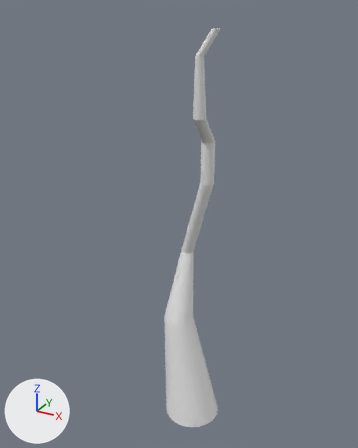
A saved change to the Blender file env_tree_FarhanDinaf_01.blend.
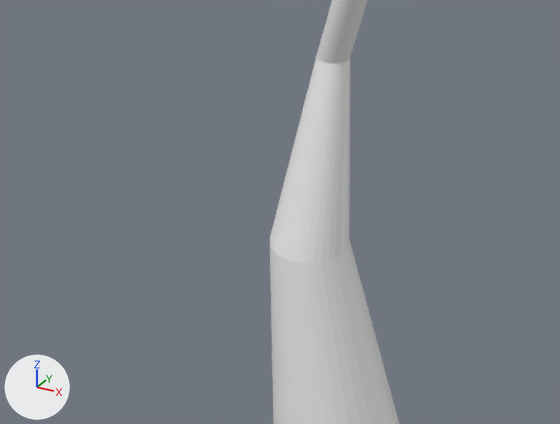
The first picture shows the older version from a 50 mm lens placed at (3.49, -6.96, 7.11), pointed at (-0.53, 0.34, 3.46). The close-ups show the older and then the newer version on the part from 19% to 75% of the width and 51% to 86% of the height of that picture. Only the edits that show in the close-ups are written down. The axes (+X, +Y, +Z) are drawn at lower left. The lights are the same throughout.
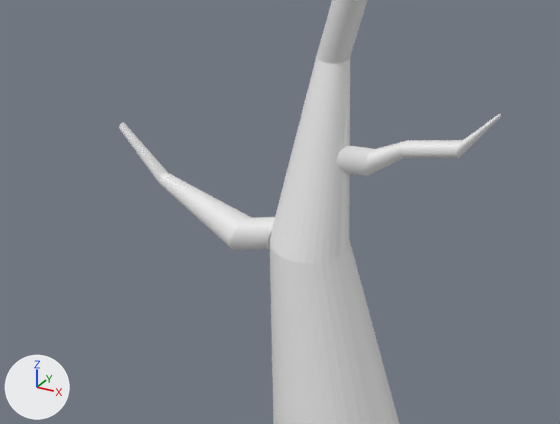
Boxes [x1, y1, x2, y2] around the edits, measured in the close-ups (560 x 424 px):
'Cylinder', reshaped: before [270, 0, 399, 424]; after [119, 0, 501, 424]
part 1 of me_cylinder_001, added: after [336, 113, 501, 176]
part 2 of me_cylinder_001, added: after [119, 122, 275, 250]

The change, as a diff of the scene's bpy script:
```diff
--- a/env_tree_FarhanDinaf_01.blend.py
+++ b/env_tree_FarhanDinaf_01.blend.py
@@ me_cylinder_001 @@
 # used by ob_cylinder; location = (0.0, 0.0, 0.0)
-me_cylinder_001.from_pydata(...)  # 256 vertices, 226 faces; spans x -0.72..0.47, y -0.48..0.65, z -0.44..6.83
+me_cylinder_001.from_pydata(...)  # 1044 vertices, 876 faces; spans x -2.06..0.7, y -0.48..0.78, z -0.44..6.93
+# me_cylinder_001 part 1: a new loose piece of 416 vertices spanning x -0.27..0.7, y 0.25..0.78, z 2.06..2.61
+# me_cylinder_001 part 2: a new loose piece of 160 vertices spanning x -2.06..-0.64, y -0.06..0.3, z 1.4..2.06
+# other edits to the shape of me_cylinder_001 do not show in these pictures
```
